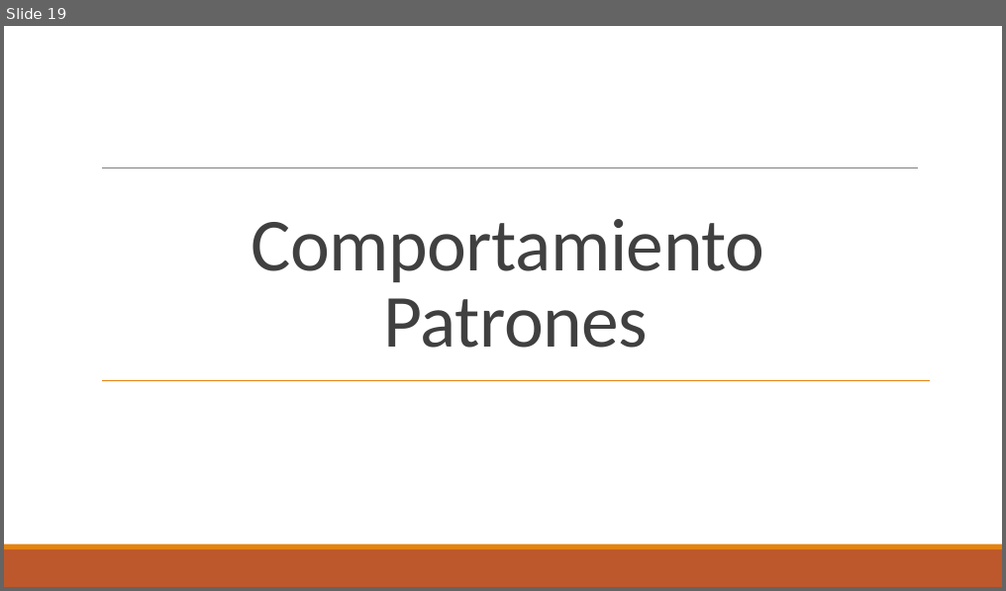
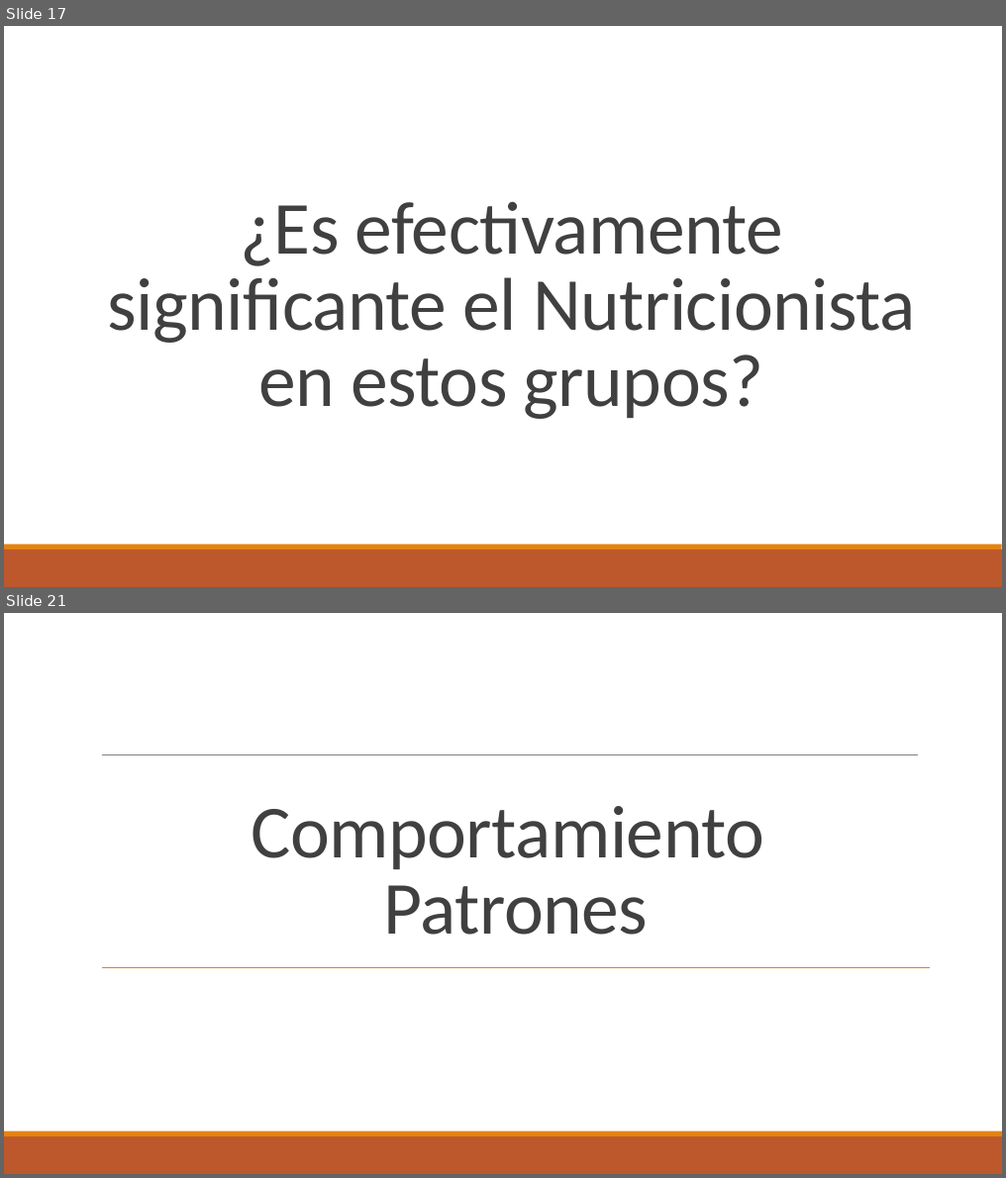
Before and after one commit to cealvarez/Repo-FONDECYT, a slide deck: Tesis/Nicolas/Análisis de Datos.pptx. Shown one above the other, each under a label of ours: slide 19 before the commit, slides 17 and 21 after it; the slides between them are not shown. The pictures are 1006x591 and 1006x1178 pixels, drawn with LibreOffice and Linux fonts; fonts in the diff are those of the drawing. Boxes give left, top, right and bottom in pixels: in the first picture for what was removed or moved away, otherwise in the second. Text is boxed around its words. In the diff, an @@ line names an element or a change of style, - is before the commit and + after.

```diff
--- a/Tesis/Nicolas/Análisis de Datos.pptx
+++ b/Tesis/Nicolas/Análisis de Datos.pptx
@@ slide 17 added at bbox=[4, 26, 1002, 587], background #FFFFFF; not listed: 2 template elements that a slide beside it also shows @@
@@ title added at bbox=[108, 201, 916, 419], 72 pt, text #404040 @@
+¿Es efectivamente significante el Nutricionista en estos grupos?
@@ what was slide 19 is now slide 21 @@
```
Also in this commit, not shown: 9 slides changed, 10 other slides added, 9 slides removed, 9 other files.
